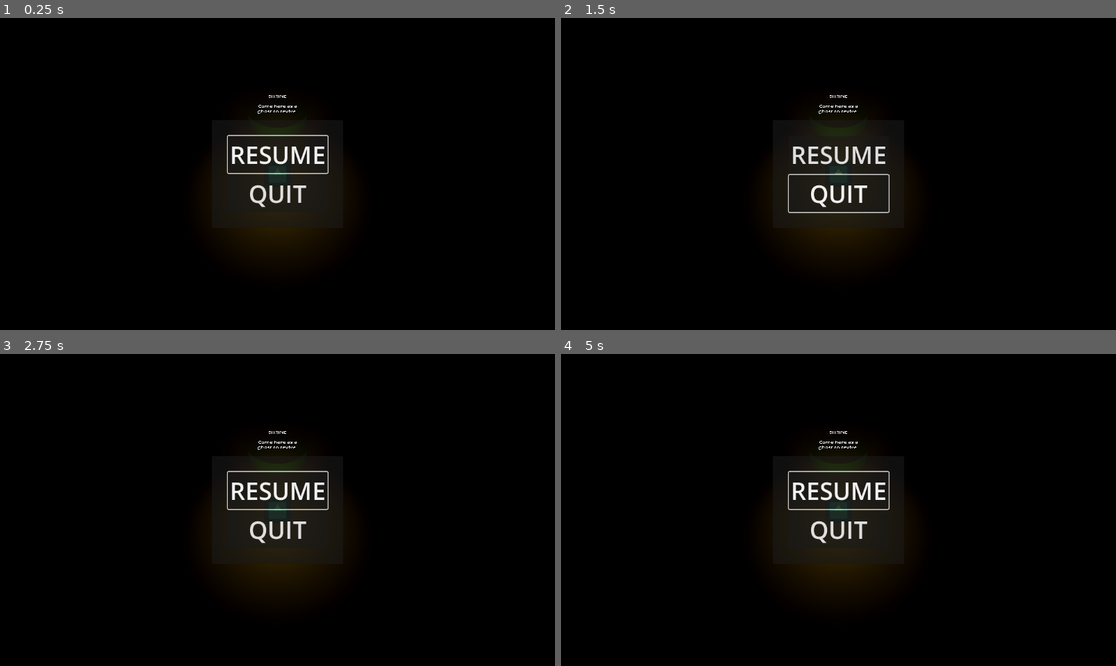
Above: before the commit, frames 1-4 (two rows, left to right).
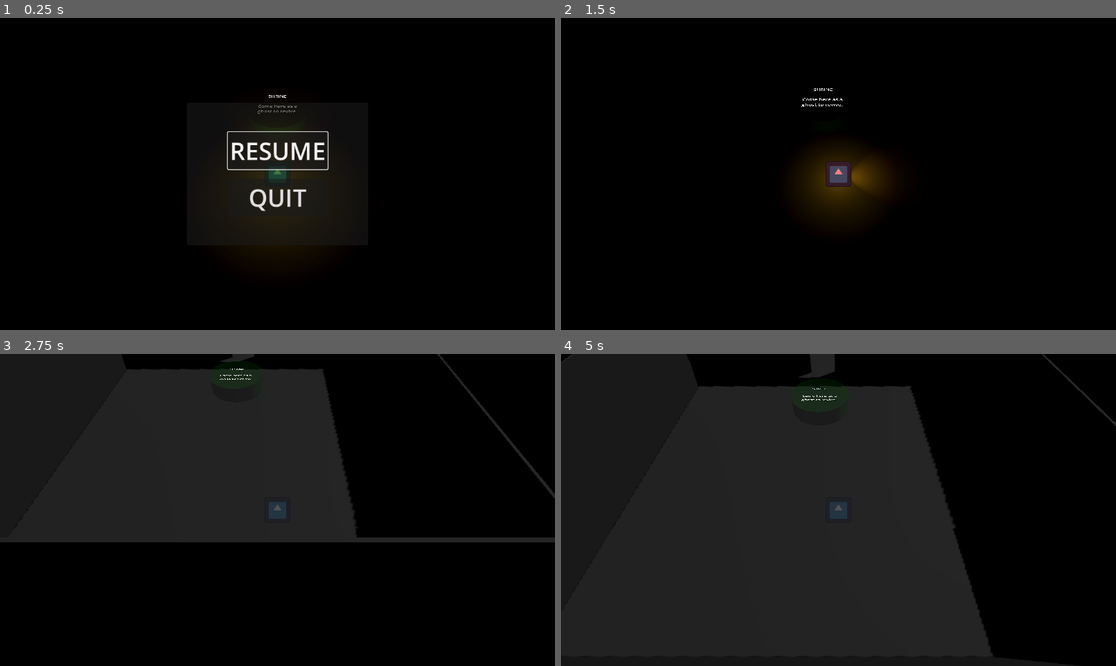
Above: after the commit, the same moments.

Repository: Rusty-Rat-Studios/dead-living-and-dying
Game: Godot game, scene res://game.tscn
The game is run twice, just before and just after one commit, with the same random seed, the same clock (stepped at 60 frames per second) and the same inputs. The engine's default icon, where the game draws it, is replaced by a stand-in: a white triangle on a blue panel in a dark square.
Inputs (mouse positions are in pixels of both pictures, inside the frame that each line leads up to):
- Up to frame 1 (0.25 s): no input
- Up to frame 2 (1.5 s): click (838, 152) at 0.5 s, where only the run after the commit has a clickable "RESUME"; tap Enter at 1.25 s; move the mouse to (960, 158) at 1.27 s; hold Right (ui_right) from 1.28 s (still down); tap Tab at 1.35 s
- Up to frame 3 (2.75 s): move the mouse to (166, 525) at 2.02 s; release Right (ui_right) at 2.03 s; hold Down (ui_down) from 2.03 s (still down); tap Tab at 2.1 s
- Up to frame 4 (5 s): move the mouse to (894, 441) at 2.77 s; release Down (ui_down) at 2.78 s; hold Right (ui_right) 2.78-3.53 s; tap Tab at 2.85, 3.6, 4.35 s; move the mouse to (810, 572) at 3.52 s; hold Up (ui_up) 3.53-4.28 s; move the mouse to (1005, 556) at 4.27 s; hold Left (ui_left) from 4.28 s (still down)

The runs differ from the first frame. In frame 1, 1.2% of the frame differs, in the area x 40-60%, y 27-62%; in frame 2, 3.3%; in frame 3, 33%; in frame 4, 57%, in the area x 0-100%, y 0-98%.

Commit message:
Fix menu not responding when paused

Diff:
--- a/ui/main_menu.tscn
+++ b/ui/main_menu.tscn
@@ -3,6 +3,7 @@
 [ext_resource type="Script" path="res://ui/menu.gd" id="1_8ljcd"]
 
 [node name="MainMenu" type="Control"]
+process_mode = 3
 layout_mode = 3
 anchors_preset = 8
 anchor_left = 0.5
@@ -20,14 +21,12 @@
 anchor_top = 0.5
 anchor_right = 0.5
 anchor_bottom = 0.5
-offset_left = -136.0
-offset_top = -112.0
-offset_right = 136.0
-offset_bottom = 112.0
+offset_left = -188.0
+offset_top = -148.0
+offset_right = 188.0
+offset_bottom = 148.0
 grow_horizontal = 2
 grow_vertical = 2
-size_flags_horizontal = 4
-size_flags_vertical = 4
 
 [node name="VBoxContainer" type="VBoxContainer" parent="."]
 layout_mode = 1
@@ -42,6 +41,7 @@
 offset_bottom = 79.0
 grow_horizontal = 2
 grow_vertical = 2
+theme_override_constants/separation = 20
 
 [node name="Resume" type="Button" parent="VBoxContainer"]
 layout_mode = 2
--- a/ui/menu.gd
+++ b/ui/menu.gd
@@ -3,7 +3,6 @@
 func _ready() -> void:
 	$VBoxContainer/Resume.pressed.connect(_on_resume_pressed)
 	$VBoxContainer/Quit.pressed.connect(_on_quit_pressed)
-
 	pause()
 
 
@@ -19,6 +18,7 @@
 
 
 func _input(event: InputEvent) -> void:
+	print("processing input")
 	if event.is_action_pressed("ui_cancel"):
 		if is_visible():
 			resume()
